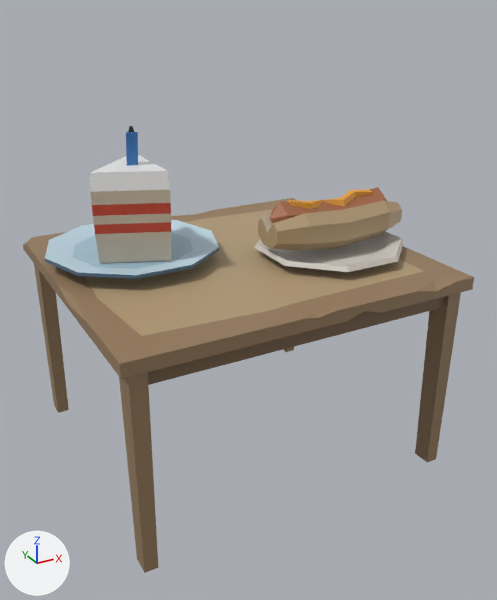
Renders of the FBX model RhythmGamePrototype3/Assets/Animation/DiningTable/DiningTableActivated.fbx from each side of a commit.
One viewpoint serves both versions: a camera (50 mm lens) standing at (-1.23, -2.38, 1.83) and looking at (0.03, -0.1, 0.69). Lighting does not change. The marker at lower left points along +X, +Y and +Z. Where no turn or scale is listed for an object, it has been applied to the vertices.

Objects in the first picture: 'SM_Item_Sausage_Bun_01', 'SM_Prop_Cake_Slice_01', 'SM_Prop_DiningTable_01', 'SM_Prop_Plate_02'.
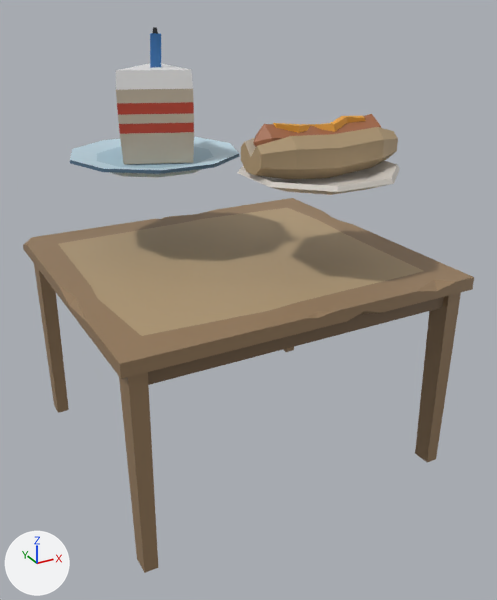
Changed parts and their boxes [x1, y1, x2, y2] in the pictures (497 x 600 px):
```json
{"object": "SM_Prop_Cake_Slice_01", "change": "moved", "before": [45, 126, 219, 279], "after": [70, 27, 240, 177]}
{"object": "SM_Item_Sausage_Bun_01", "change": "moved", "before": [258, 187, 402, 251], "after": [241, 114, 398, 179]}
{"object": "SM_Prop_Plate_02", "change": "moved", "before": [254, 232, 403, 272], "after": [237, 161, 400, 195]}
```

Scene script edits in JSON lines:
```json
{"op": "set", "path": "ob_sm_prop_plate_02.location", "old": "(0.378, -0.158, 0.852)", "new": "(0.269, -0.219, 1.186)"}
{"op": "set", "path": "ob_sm_item_sausage_bun_01.location", "old": "(0.377, -0.165, 0.892)", "new": "(0.269, -0.226, 1.206)"}
{"op": "set", "path": "ob_sm_prop_cake_slice_01.location", "old": "(-0.361, 0.168, 0.863)", "new": "(-0.187, 0.322, 1.192)"}
```
